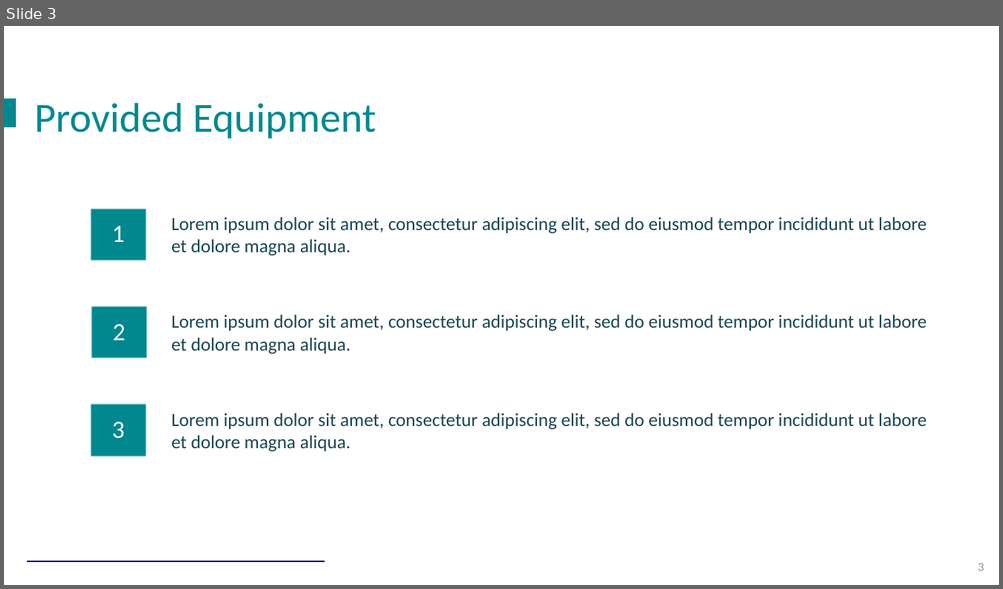
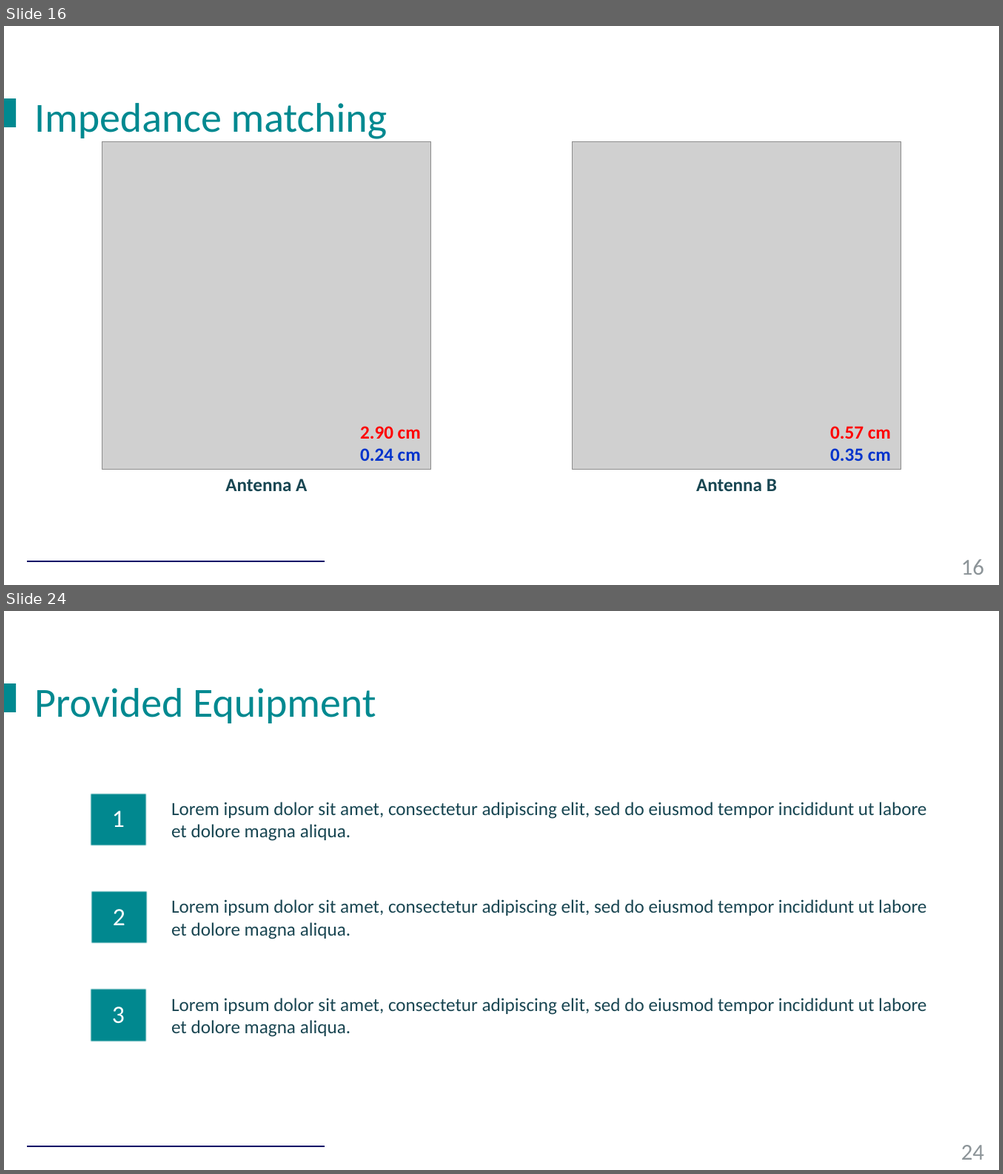
Before and after one commit to Tyr4n1x/Project_Antenna, a slide deck: Presentation.pptx. Shown one above the other, each under a label of ours: slide 3 before the commit, slides 16 and 24 after it; the slides between them are not shown. The pictures are 1003x589 and 1003x1174 pixels, drawn with LibreOffice and Linux fonts; fonts in the diff are those of the drawing; grey boxes stand for pictures; background and template pictures are left out. Boxes give left, top, right and bottom in pixels: in the first picture for what was removed or moved away, otherwise in the second. Text is boxed around its words. In the diff, an @@ line names an element or a change of style, - is before the commit and + after.

Commit message:
added presentation and pictures of setup

```diff
--- a/Presentation.pptx
+++ b/Presentation.pptx
@@ slide 16 added at bbox=[4, 26, 999, 585], background picture (left out); not listed: 3 template elements that a slide beside it also shows @@
@@ text added at bbox=[34, 103, 387, 139], 40 pt, text #008990 @@
+Impedance matching
@@ picture added at bbox=[102, 141, 431, 470] @@
@@ picture added at bbox=[572, 141, 901, 470] @@
@@ text added at bbox=[360, 426, 421, 461], 18 pt, text #FF0000, bold @@
+2.90 cm
+0.24 cm
@@ text added at bbox=[830, 426, 891, 461], 18 pt, text #FF0000, bold @@
+0.57 cm
+0.35 cm
@@ text added at bbox=[225, 479, 307, 491], 18 pt, text #184652, bold @@
+Antenna A
@@ text added at bbox=[696, 479, 777, 491], 18 pt, text #184652, bold @@
+Antenna B
@@ what was slide 3 is now slide 24 @@
@@ page number at bbox=[961, 1145, 984, 1160]: text changed; size 12 to 22 pt @@
-3
+24
```
Also in this commit, not shown: 2 slides changed, 20 other slides added, 1 slide removed, 11 other files.
